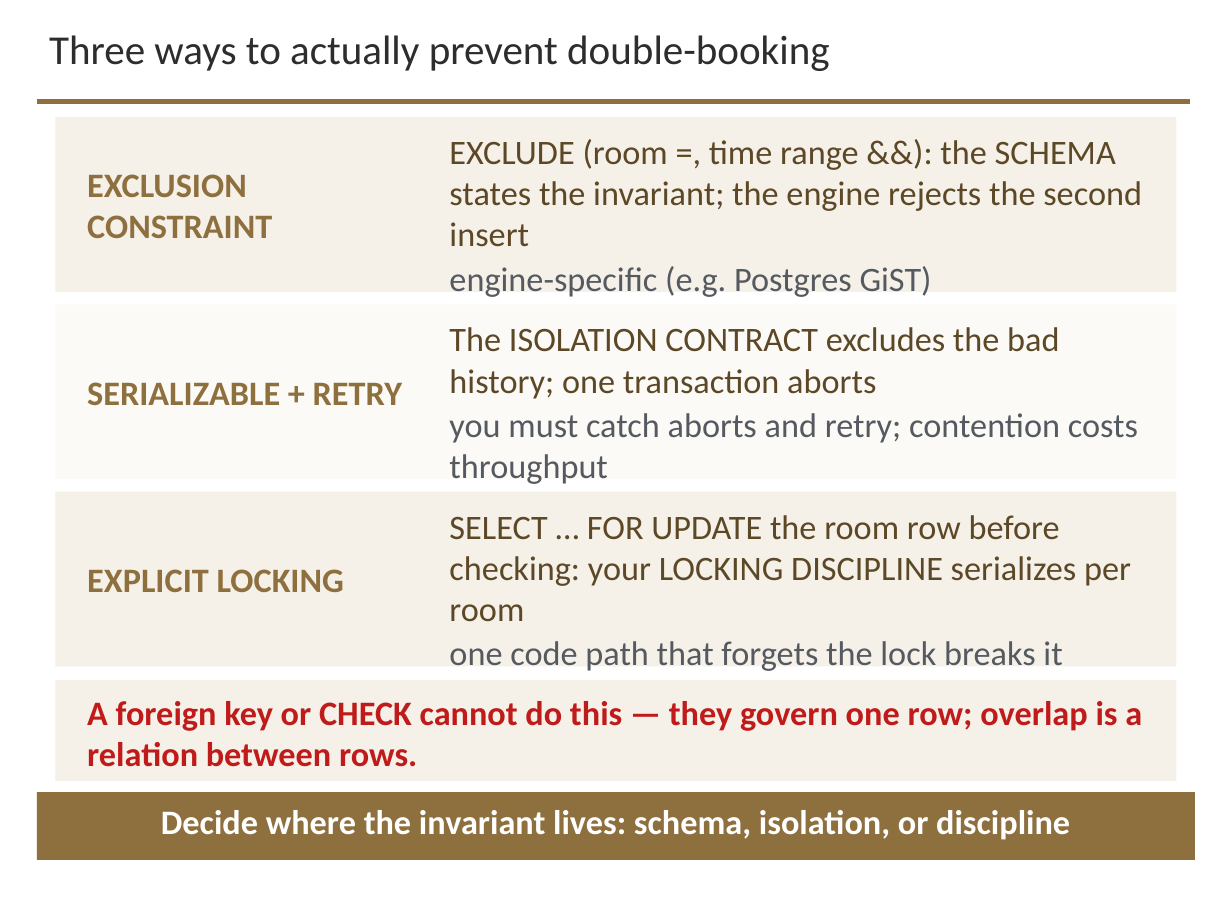
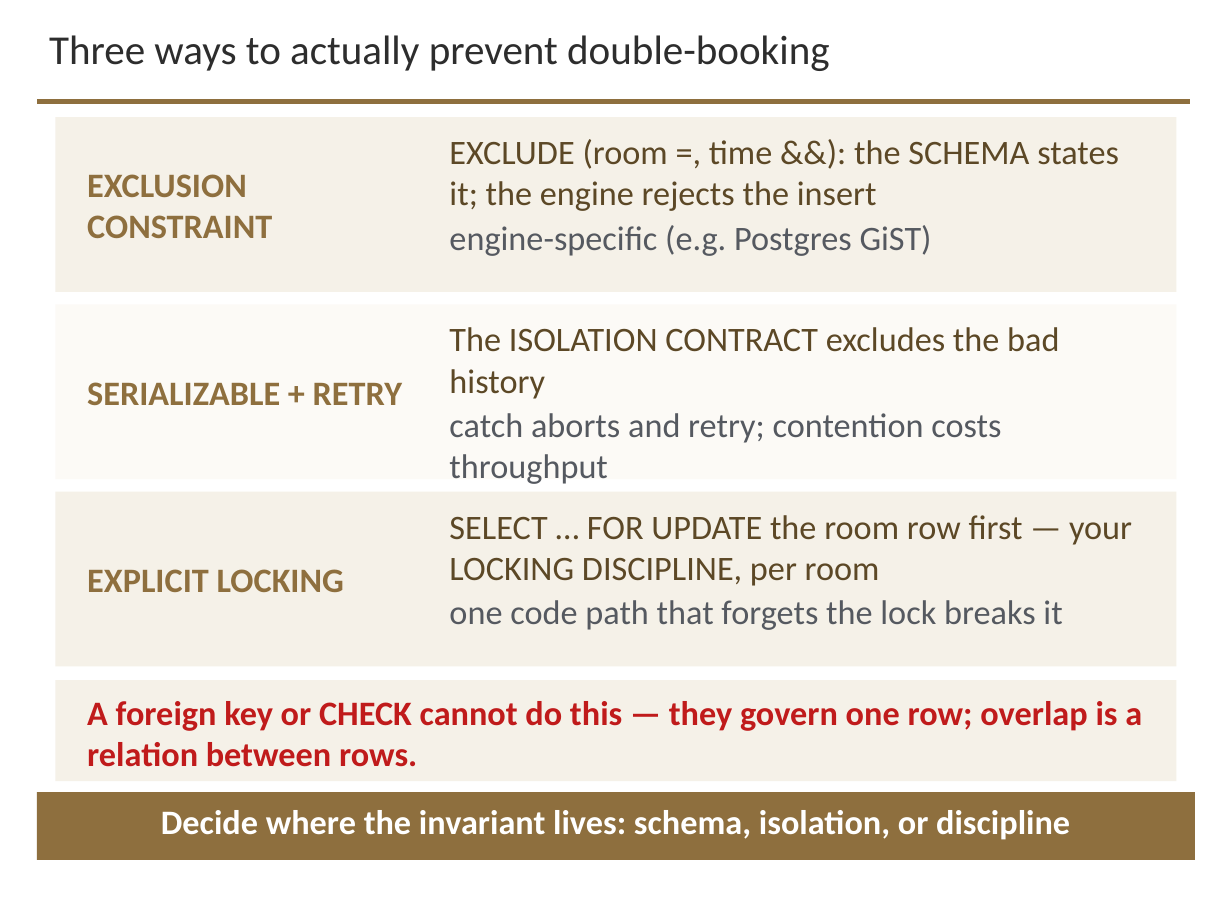
Before and after one commit to davisjam/model-based-agentic-software-engineering, a slide deck: slide 23 of course/lectures/act-3-software-in-the-world/02-compute-environments-and-data-management/3-2-Data-Management.pptx. Drawn at 1232x924 pixels with LibreOffice and Linux fonts; fonts in the diff are those of the drawing; background and template pictures are left out. Boxes give left, top, right and bottom in pixels: in the first picture for what was removed or moved away, otherwise in the second. Text is boxed around its words. In the diff, an @@ line names an element or a change of style, - is before the commit and + after.

```diff
--- a/course/lectures/act-3-software-in-the-world/02-compute-environments-and-data-management/3-2-Data-Management.pptx
+++ b/course/lectures/act-3-software-in-the-world/02-compute-environments-and-data-management/3-2-Data-Management.pptx
@@ text at <box>449,139,1119,211</box>: text changed @@
-EXCLUDE (room =, time range &&): the SCHEMA states the invariant; the engine rejects the second insert
+EXCLUDE (room =, time &&): the SCHEMA states it; the engine rejects the insert
@@ text at <box>449,327,1059,484</box>: text changed; text colour #5C4826 to #555960 @@
-The ISOLATION CONTRACT excludes the bad history; one transaction aborts
-you must catch aborts and retry; contention costs throughput
+The ISOLATION CONTRACT excludes the bad history
+catch aborts and retry; contention costs throughput
@@ text at <box>449,515,1132,586</box>: text changed @@
-SELECT … FOR UPDATE the room row before checking: your LOCKING DISCIPLINE serializes per room
+SELECT … FOR UPDATE the room row first — your LOCKING DISCIPLINE, per room
```
Also in this commit, not shown: 10 other slides changed.
